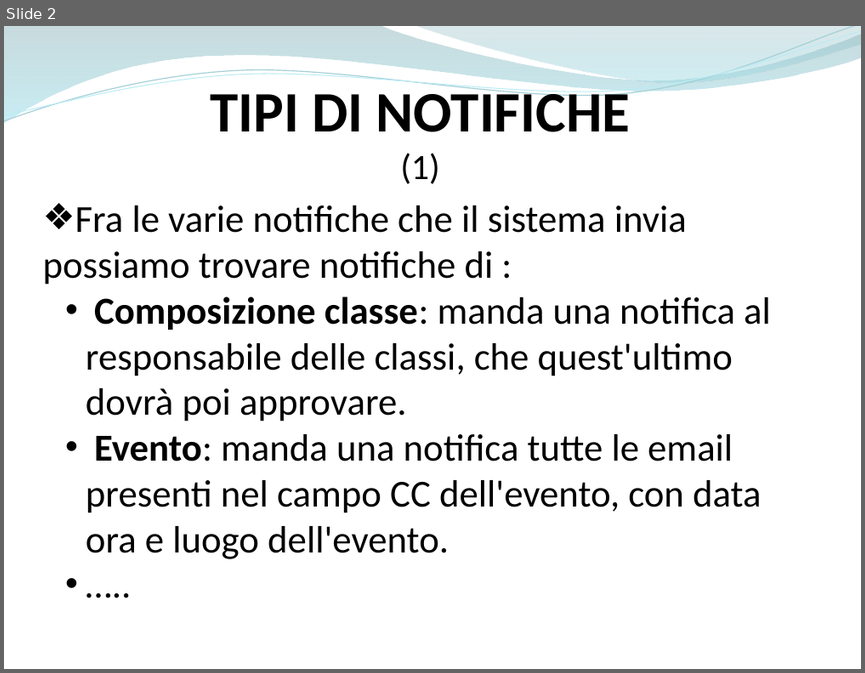
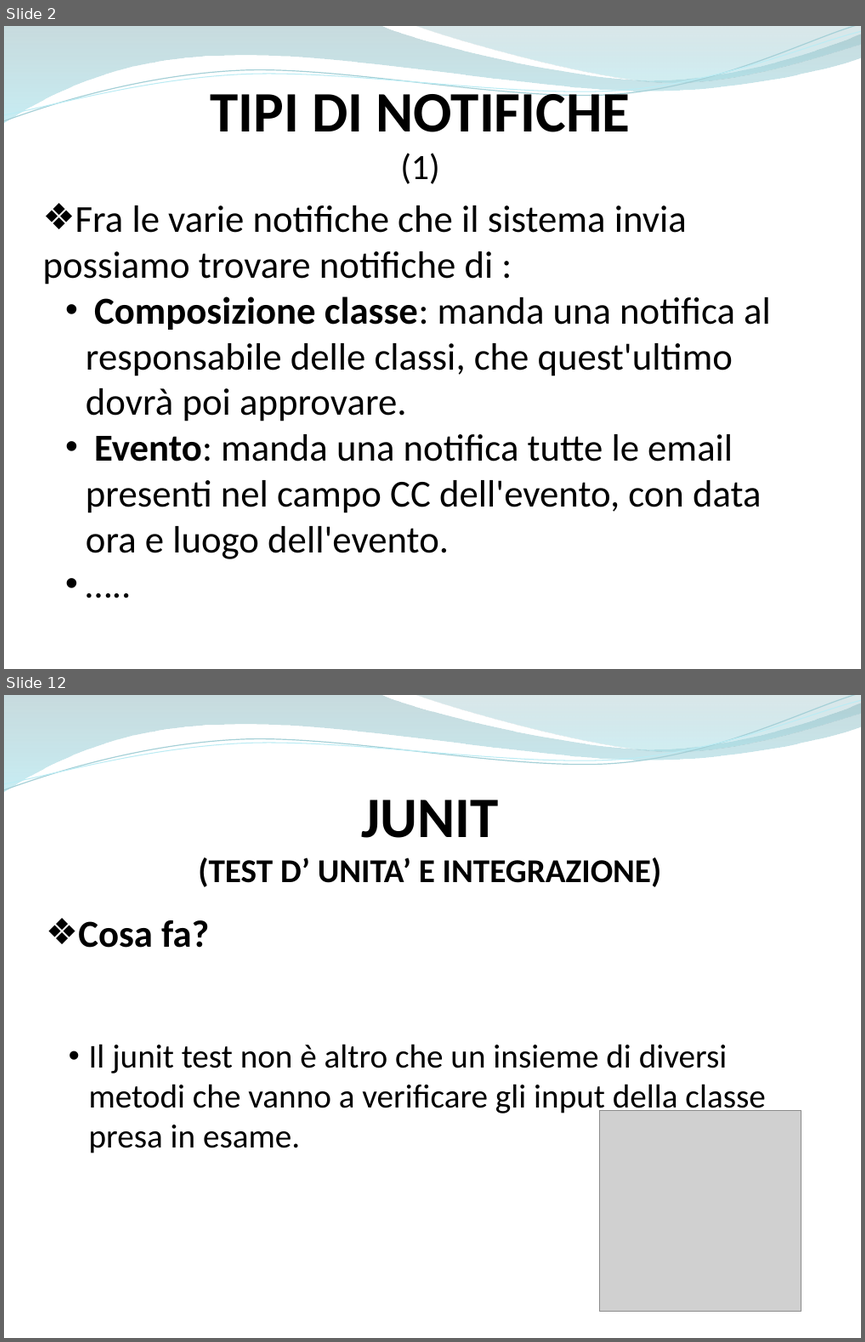
Before and after one commit to ammirate/at-silo, a slide deck: Presentazione/Atsilo1/Bottiglieri/Atsilo_A_GianfrancoB.pptx. Shown one above the other, each under a label of ours: slide 2 before the commit, slides 2 and 12 after it; the slides between them are not shown. The pictures are 865x673 and 865x1342 pixels, drawn with LibreOffice and Linux fonts; fonts in the diff are those of the drawing; grey boxes stand for pictures. Boxes give left, top, right and bottom in pixels: in the first picture for what was removed or moved away, otherwise in the second. Text is boxed around its words. In the diff, an @@ line names an element or a change of style, - is before the commit and + after.

```diff
--- a/Presentazione/Atsilo1/Bottiglieri/Atsilo_A_GianfrancoB.pptx
+++ b/Presentazione/Atsilo1/Bottiglieri/Atsilo_A_GianfrancoB.pptx
@@ slide 12 added at [4, 695, 861, 1338], background #FFFFFF; not listed: 4 template elements that a slide beside it also shows @@
@@ text added at [198, 800, 662, 887], 28 pt, text #000000, bold @@
+JUNIT
+(TEST D’ UNITA’ E INTEGRAZIONE)
@@ text added at [78, 920, 765, 1153], 28 pt, text #000000 @@
+❖ Cosa fa?
+  • Il junit test non è altro che un insieme di diversi metodi che vanno a verificare gli input della classe presa in esame.
@@ picture added at [600, 1110, 800, 1310] @@
```
Also in this commit, not shown: 4 slides changed, 7 other slides added, 3 slides removed, 1 other file.
